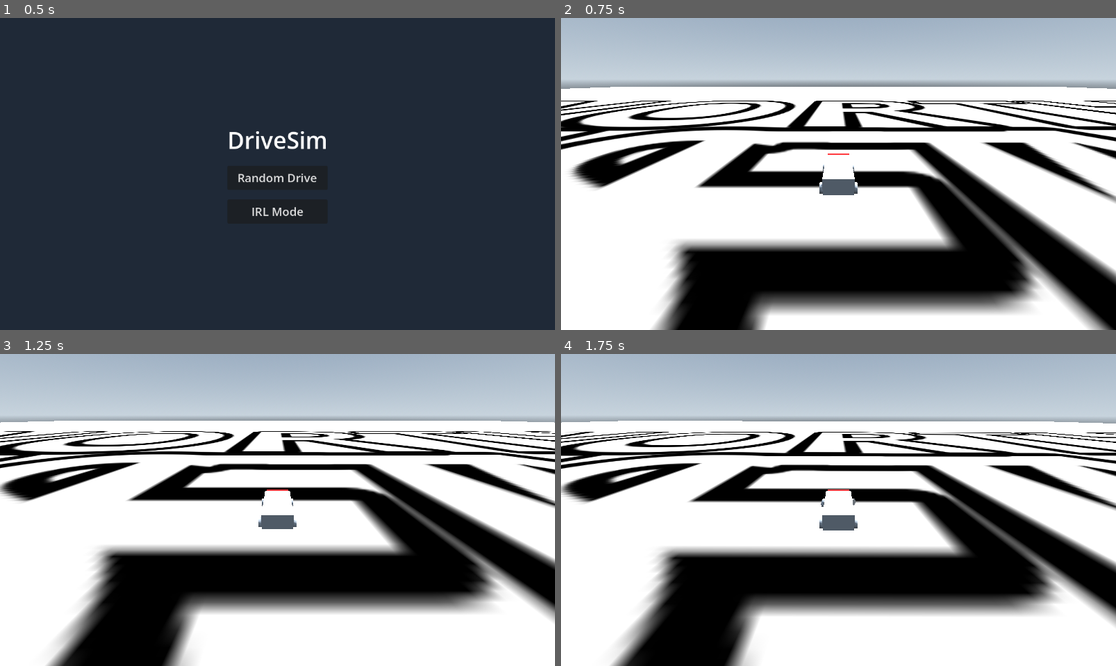
Above: before the commit, frames 1-4 (two rows, left to right).
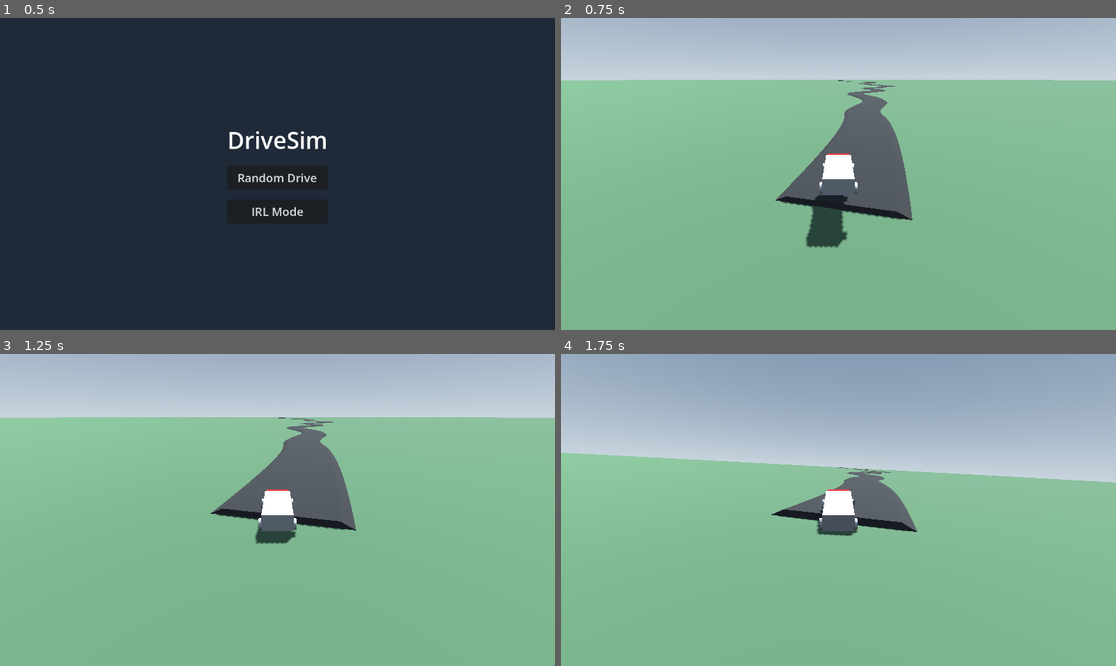
Above: after the commit, the same moments.

Repository: H3AD5H0TPlay/driveSim
Game: Godot game, scene res://scenes/UI/MainMenu.tscn
Same seed, same stepped clock (60 frames per second), same inputs: the game is played once before the commit and once after it.
Inputs:
- Up to frame 1 (0.5 s): no input
- Up to frame 2 (0.75 s): click "Random Drive" at 0.5 s
- Up to frame 3 (1.25 s): no input
- Up to frame 4 (1.75 s): tap Enter (ui_accept) at 1.25, 1.52 s; hold Right (ui_right) from 1.28 s (still down)

Frame 1 is identical in both runs. In frame 2, 79% of the frame differs, in the area x 0-100%, y 19-100%; in frame 3, 79%; in frame 4, 93%, in the area x 0-100%, y 0-100%.

Commit message:
Phase 3: Procedural random drive road generation

Diff:
--- a/scenes/UI/MainMenu.gd
+++ b/scenes/UI/MainMenu.gd
@@ -1,7 +1,7 @@
 extends Control
 
 func _on_random_drive_pressed():
-	get_tree().change_scene_to_file("res://scenes/World/World.tscn")
+	get_tree().change_scene_to_file("res://scenes/World/RandomDrive.tscn")
 
 func _on_irl_mode_pressed():
 	print("IRL Mode selected! Route planning UI to be implemented in Phase 4.")
--- a/scenes/Vehicle/Vehicle.gd
+++ b/scenes/Vehicle/Vehicle.gd
@@ -1,7 +1,7 @@
 extends VehicleBody3D
 
 const MAX_ENGINE_FORCE = 400.0
-const MAX_BRAKE_FORCE = 10.0
+const MAX_BRAKE_FORCE = 150.0
 const MAX_STEER_ANGLE = 0.5
 
 func _physics_process(delta):
--- /dev/null
+++ b/scenes/World/RandomDrive.gd
@@ -0,0 +1,47 @@
+extends Node3D
+
+func _ready():
+	randomize()
+	generate_road()
+
+func generate_road():
+	var path = Path3D.new()
+	var curve = Curve3D.new()
+	path.curve = curve
+	add_child(path)
+
+	var current_pos = Vector3(0, 0, 0)
+	curve.add_point(current_pos)
+
+	# Generálunk 100 szegmensnyi utat
+	for i in range(1, 100):
+		var z_dist = randf_range(30.0, 50.0)
+		var x_offset = randf_range(-25.0, 25.0)
+		current_pos += Vector3(x_offset, 0, -z_dist)
+
+		# Sima kanyarokhoz kontroll pontok beállítása (előző pont felé mutat a "be", következő felé a "ki")
+		# A Godot Curve3D add_point sorrendje: position, in, out
+		curve.add_point(current_pos, Vector3(0, 0, z_dist/2.5), Vector3(0, 0, -z_dist/2.5))
+
+	# Út 3D hálójának generálása a görbe mentén
+	var road_mesh = CSGPolygon3D.new()
+	road_mesh.mode = CSGPolygon3D.MODE_PATH
+	road_mesh.path_node = path.get_path()
+	road_mesh.path_interval_type = CSGPolygon3D.PATH_INTERVAL_DISTANCE
+	road_mesh.path_interval = 2.0
+
+	# Út profilja (egy 8 méter széles, 0.5 magas domború forma)
+	var profile = PackedVector2Array()
+	profile.push_back(Vector2(-5, -0.5)) # Bal alsó perem
+	profile.push_back(Vector2(-4, 0))    # Bal felső perem
+	profile.push_back(Vector2(4, 0))     # Jobb felső perem
+	profile.push_back(Vector2(5, -0.5))  # Jobb alsó perem
+	road_mesh.polygon = profile
+	road_mesh.use_collision = true
+
+	# Aszfalt anyag
+	var mat = StandardMaterial3D.new()
+	mat.albedo_color = Color(0.15, 0.15, 0.15)
+	road_mesh.material = mat
+
+	add_child(road_mesh)
--- /dev/null
+++ b/scenes/World/RandomDrive.tscn
@@ -0,0 +1,45 @@
+[gd_scene load_steps=7 format=3 uid="uid://randomdrive123"]
+
+[ext_resource type="PackedScene" uid="uid://vehicleuid123" path="res://scenes/Vehicle/Vehicle.tscn" id="1_vehicle"]
+[ext_resource type="Script" path="res://scenes/World/RandomDrive.gd" id="2_script"]
+
+[sub_resource type="ProceduralSkyMaterial" id="ProceduralSkyMaterial_1"]
+sky_top_color = Color(0.384314, 0.454902, 0.54902, 1)
+sky_horizon_color = Color(0.647059, 0.705882, 0.756863, 1)
+ground_bottom_color = Color(0.2, 0.2, 0.2, 1)
+ground_horizon_color = Color(0.647059, 0.705882, 0.756863, 1)
+
+[sub_resource type="Sky" id="Sky_1"]
+sky_material = SubResource("ProceduralSkyMaterial_1")
+
+[sub_resource type="Environment" id="Environment_1"]
+background_mode = 2
+sky = SubResource("Sky_1")
+ambient_light_source = 3
+ambient_light_color = Color(0.5, 0.5, 0.5, 1)
+tonemap_mode = 2
+volumetric_fog_enabled = true
+volumetric_fog_density = 0.015
+volumetric_fog_albedo = Color(0.8, 0.85, 0.9, 1)
+
+[sub_resource type="StandardMaterial3D" id="StandardMaterial3D_Grass"]
+albedo_color = Color(0.25, 0.35, 0.25, 1)
+
+[node name="RandomDrive" type="Node3D"]
+script = ExtResource("2_script")
+
+[node name="DirectionalLight3D" type="DirectionalLight3D" parent="."]
+transform = Transform3D(-0.866025, -0.433013, 0.25, 0, 0.5, 0.866025, -0.5, 0.75, -0.433013, 0, 10, 0)
+shadow_enabled = true
+
+[node name="WorldEnvironment" type="WorldEnvironment" parent="."]
+environment = SubResource("Environment_1")
+
+[node name="Terrain" type="CSGBox3D" parent="."]
+transform = Transform3D(1, 0, 0, 0, 1, 0, 0, 0, 1, 0, -1.0, -1000)
+use_collision = true
+size = Vector3(4000, 1, 4000)
+material = SubResource("StandardMaterial3D_Grass")
+
+[node name="Vehicle" parent="." instance=ExtResource("1_vehicle")]
+transform = Transform3D(1, 0, 0, 0, 1, 0, 0, 0, 1, 0, 2, 0)
